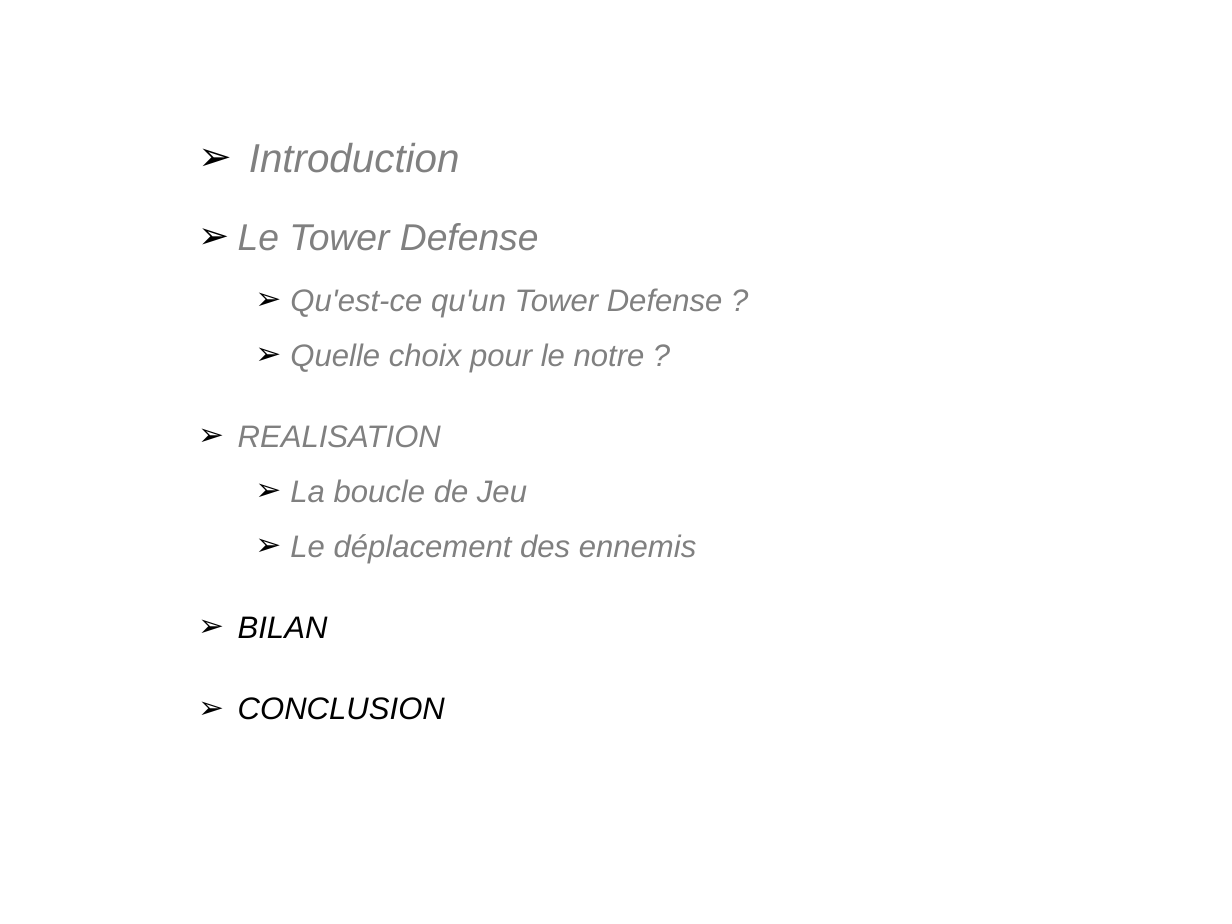
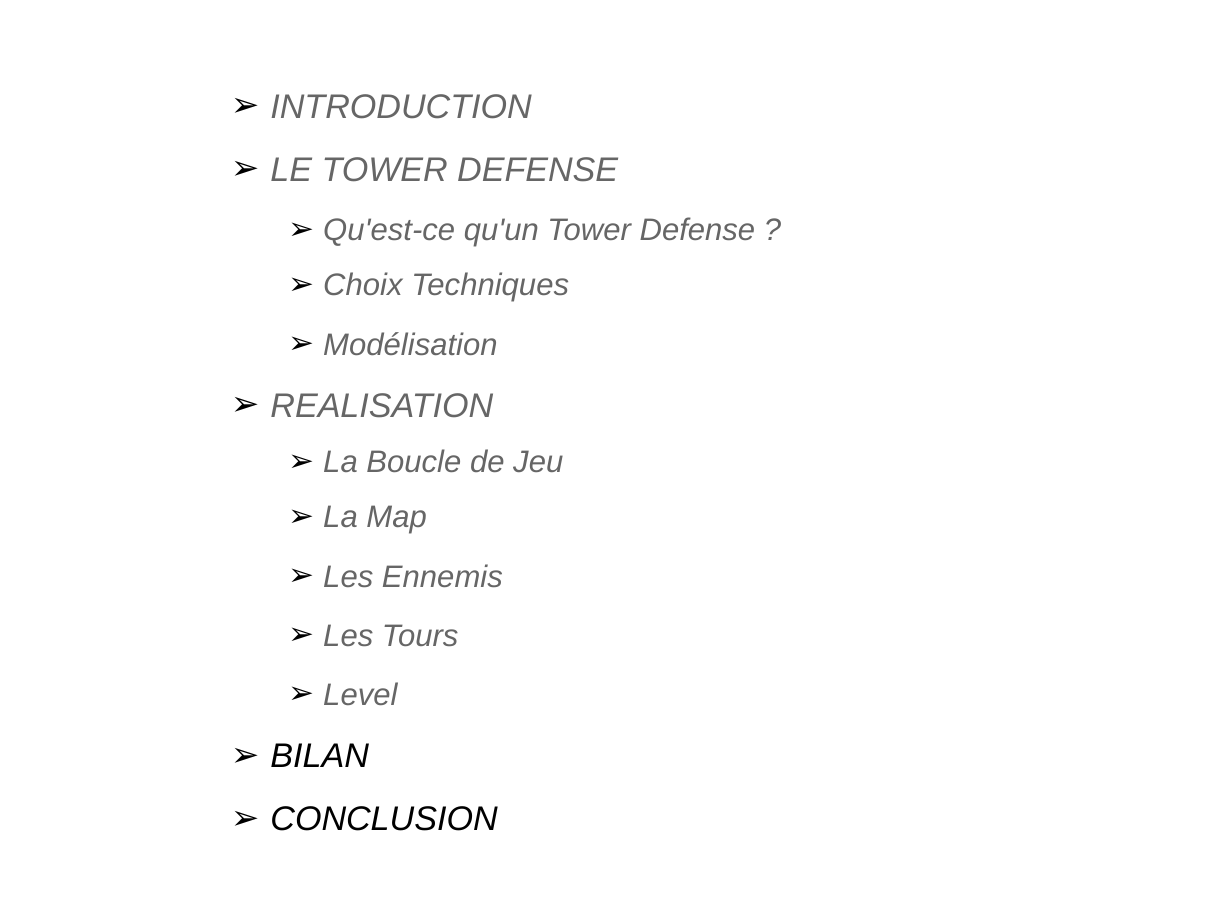
Before and after one commit to Mialus/towerDefense, a slide deck: slide 12 of Orale.odp (slide 9 before the commit). Drawn at 1232x924 pixels with LibreOffice and Linux fonts; fonts in the diff are those of the drawing; background and template pictures are left out. Boxes give left, top, right and bottom in pixels: in the first picture for what was removed or moved away, otherwise in the second. Text is boxed around its words. In the diff, an @@ line names an element or a change of style, - is before the commit and + after.

```diff
--- a/Orale.odp
+++ b/Orale.odp
@@ text "INTRODUCTION": place and size @@
-text "INTRODUCTION" at (238, 143, 723, 720)
+text "INTRODUCTION" at (270, 94, 756, 767)
@@ text at (270, 94, 618, 182): text changed; size 24 to 22 pt; text colour #808080 to #666666 @@
-➢ Introduction
-➢ Le Tower Defense
+➢ INTRODUCTION
+➢ LE TOWER DEFENSE
@@ text at (270, 217, 756, 767): text colour #808080 to #666666 in "Qu'est-ce qu'un Tower Defense ?", "REALISATION"; size 20 to 22 pt in "REALISATION", "BILAN", "CONCLUSION"; less space between paragraphs @@
@@ text at (323, 272, 569, 356): text changed; text colour #808080 to #666666 @@
-  ➢ Quelle choix pour le notre ?
+  ➢ Choix Techniques
+  ➢ Modélisation
@@ text at (323, 449, 563, 706): text changed; text colour #808080 to #666666 @@
-  ➢ La boucle de Jeu
-  ➢ Le déplacement des ennemis
+  ➢ La Boucle de Jeu
+  ➢ La Map
+  ➢ Les Ennemis
+  ➢ Les Tours
+  ➢ Level
```
Also in this commit, not shown: 5 other slides changed, 8 slides added, 5 slides removed, 1 other file.
